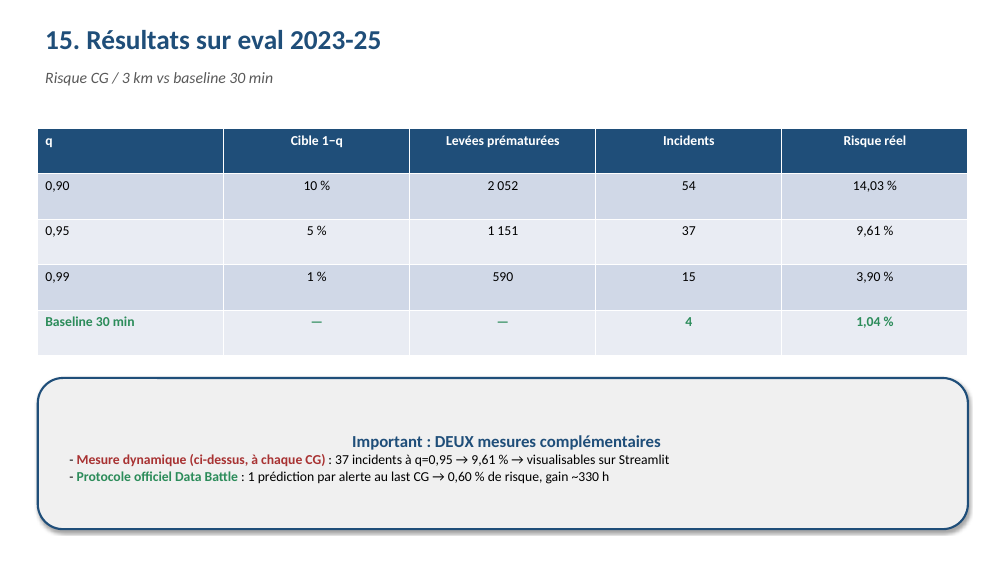
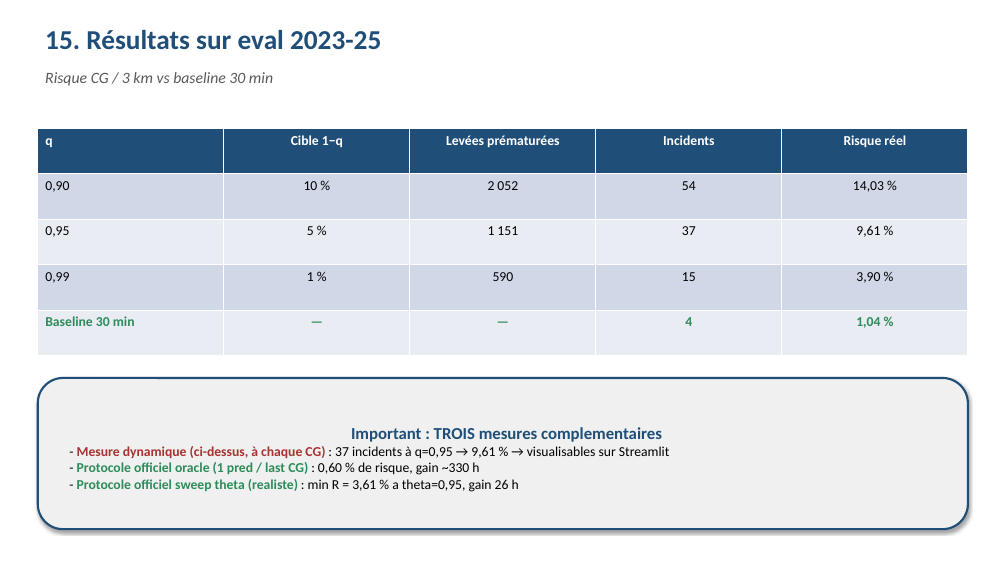
Before and after one commit to enriquealves02-jpg/PROJET_oral_m2fin, a slide deck: slide 16 of presentation_oral.pptx. Drawn at 1008x567 pixels with LibreOffice and Linux fonts; fonts in the diff are those of the drawing. Boxes give left, top, right and bottom in pixels: in the first picture for what was removed or moved away, otherwise in the second. Text is boxed around its words. In the diff, an @@ line names an element or a change of style, - is before the commit and + after.

```diff
--- a/presentation_oral.pptx
+++ b/presentation_oral.pptx
@@ text in rounded rectangle at (351,427,662,442): text changed @@
-Important : DEUX mesures complémentaires
+Important : TROIS mesures complementaires
@@ text in rounded rectangle at (77,462,519,492): text changed; text colour #000000 to #2C8C5A; bold on @@
-- Protocole officiel Data Battle : 1 prédiction par alerte au last CG → 0,60 % de risque, gain ~330 h
+- Protocole officiel oracle (1 pred / last CG) : 0,60 % de risque, gain ~330 h
+- Protocole officiel sweep theta (realiste) : min R = 3,61 % a theta=0,95, gain 26 h
```
Also in this commit, not shown: 2 other files.
